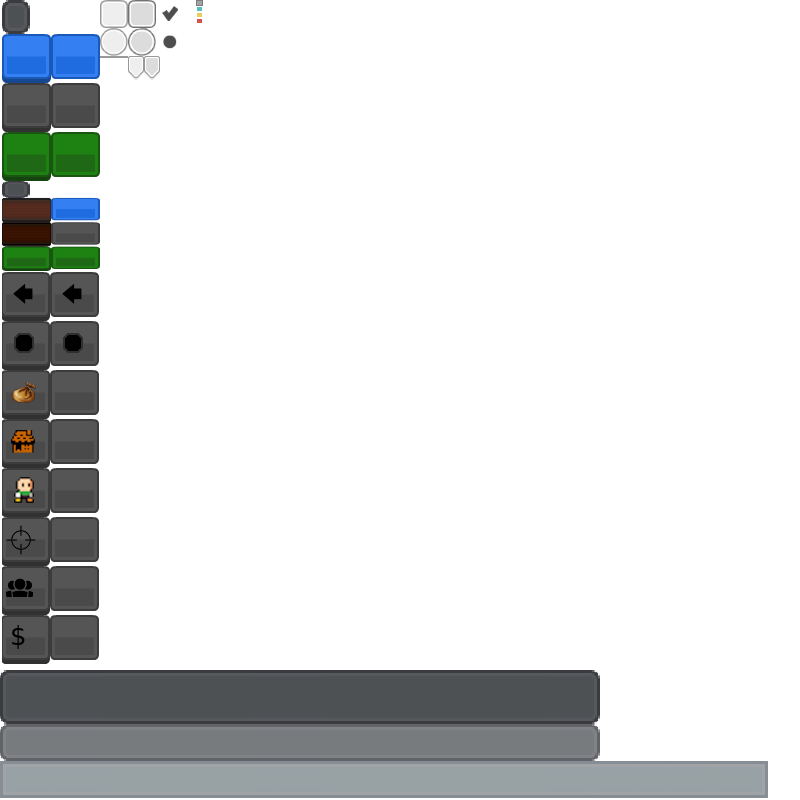
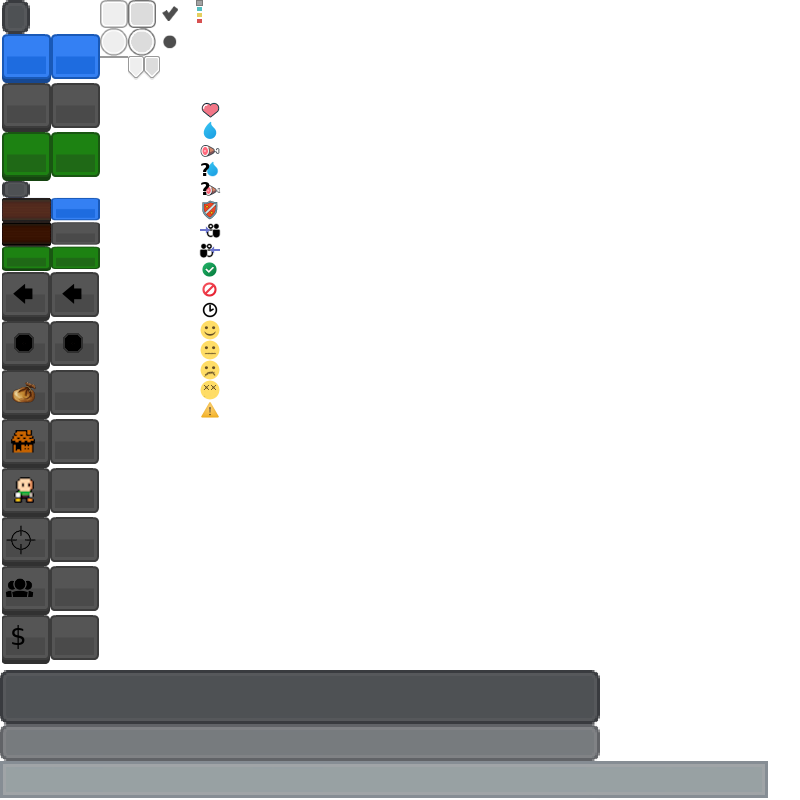
Layered file, before and after one edit (w=800, h=800). Changes by layer:
added layer "??" above "followed" over [201, 182, 210, 195]
added layer "followed" above "follow" over [199, 243, 220, 259]
added layer "follow" above "shield" over [200, 223, 221, 239]
added layer "shield" above "ham?" over [202, 200, 218, 220]
added layer "ham?" above "ham" over [204, 185, 221, 196]
added layer "ham" above "?" over [200, 145, 220, 157]
added layer "?" above "water?" over [201, 163, 210, 176]
added layer "water?" above "water" over [206, 161, 219, 177]
added layer "water" above "heart" over [203, 121, 217, 139]
added layer "heart" above "warning" over [201, 102, 220, 118]
added layer "warning" above "health4" over [201, 402, 219, 418]
added layer "health4" above "health3" over [200, 380, 220, 400]
added layer "health3" above "health2" over [200, 360, 220, 380]
added layer "health2" above "health1" over [200, 340, 220, 360]
added layer "health1" above "time" over [200, 320, 220, 340]
added layer "time" above "ko" over [202, 302, 218, 318]
added layer "ko" above "ok" over [202, 282, 217, 297]
added layer "ok" above "Ok" over [202, 262, 217, 277]
